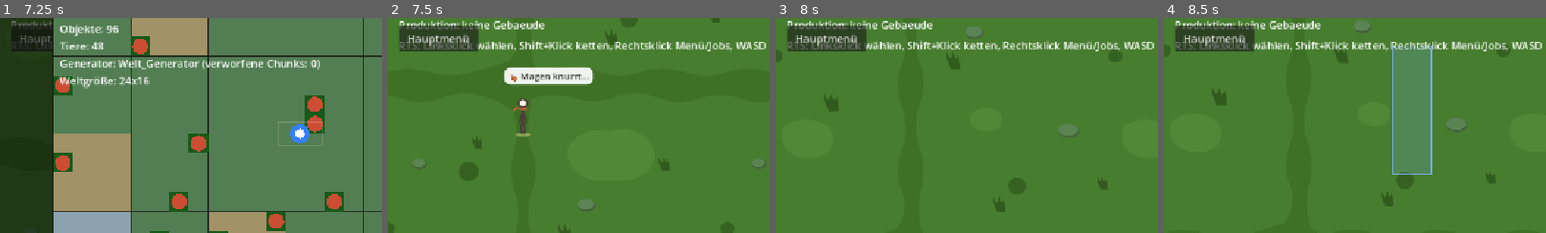
Above: before the commit, frames 1-4 (left to right).
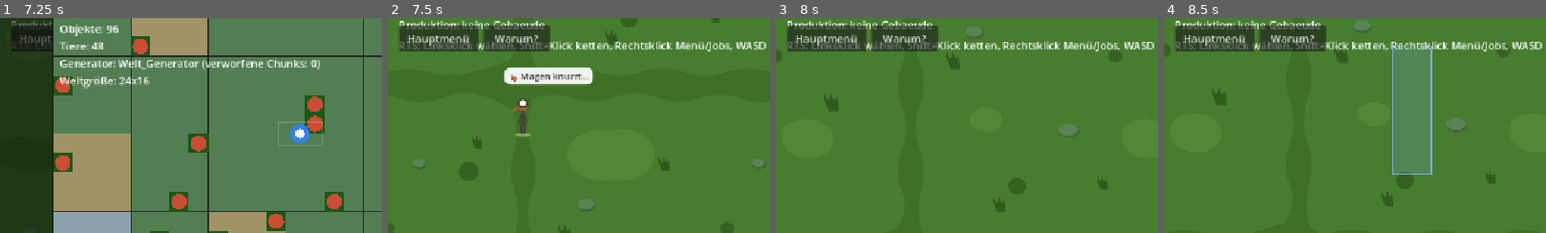
Above: after the commit, the same moments.

Repository: vannon091118/snip-warfare
Game: Godot game, scene res://ui/scenes/hauptmenue.tscn
Same seed, same stepped clock (60 frames per second), same inputs: the game is played once before the commit and once after it.
Inputs (mouse positions are % of the whole screen's width and height, from its top left):
- Up to frame 1 (7.25 s): click "Start" at 0.5 s; tap Enter at 1.25, 4.25 s; move the mouse to (72, 45) at 1.27 s; hold Right (ui_right) 1.28-2 s; tap M at 1.35 s; click (72, 45) at 1.42 s; tap Space at 1.52, 3.5, 5.75, 6.02 s; click (17, 23) at 2 s, where only the run after the commit has a clickable "Warum?"; click "Hauptmenü" at 2.75 s; drag from (50, 45) to (45, 70) at 3.52 s; move the mouse to (60, 28) at 4.27 s; hold Right (ui_right) 4.28-5 s; tap 1 at 4.35 s; drag from (45, 70) to (20, 35) at 5.02 s; move the mouse to (80, 65) at 5.77 s; hold Left (ui_left) 5.78-6.5 s; hold Shift 5.78-6.5 s; drag from (20, 35) to (35, 25) at 6.52 s
- Up to frame 2 (7.5 s): tap Enter at 7.25 s; move the mouse to (55, 50) at 7.27 s; hold Down (ui_down) from 7.28 s (still down); tap M at 7.35 s; click (55, 50) at 7.42 s
- Up to frame 3 (8 s): keep holding Down (ui_down)
- Up to frame 4 (8.5 s): release Down (ui_down) at 8 s; drag from (35, 25) to (30, 55) at 8.02 s
The pictures show only the part of the screen within x 0-50%, y 18-68%; the shares and areas given below are measured in that part.

Frame 1 is identical in both runs. In frame 2, 2.1% of the frame differs, in the area x 24-43%, y 3-16%; in frame 3, 2.1%; in frame 4, 2.1%.

Commit message:
1. Du hattest verlangt, dass die Frage warum ist das so nie unbeantwortbar bleibt und dass nichts ohne Feedback passiert, und Shinon hat der Timeline ihr Fenster ins Spiel gegeben, damit die Buchungen nicht mehr flüstern, sondern auf Knopfdruck sprechen. 2. In ui/scenes/hud/hud_status_anzeige.gd trägt die Status-Anzeige nun eine Begründungsliste der letzten zehn Buchungen, ältester zuerst, gefüllt von timeline_anzeigen, das bisher jede Begründung nur einmal aufblitzte und dann wegwarf wie ein Kellner, der die Bestellung aufsagt und sie vergisst. 3. Die Szene world/scenes/welt.tscn bekam drei neue Spitzen unter dem Hauptmenü-Knopf: der Knopf Warum mit seinem Fragezeichen-Aufdruck, das Fenster WarumFenster als AcceptDialog mit dem Titel Warum ist das so und das Label WarumText mit Zeilenumbruch, drei Möbelstücke ohne eigene Meinung. 4. In ui/scenes/hud/hud_leiste.gd zieht die neue Durchreichung warum_verdrahten den Ruf nur an die Status-Anzeige weiter, denn die Leiste komponiert und besitzt nichts, ein Telefonsekretär, der Nachrichten übergibt, ohne sie zu lesen. 5. In world/scenes/welt.gd reicht die Zeile warum_verdrahten die drei Szenen-Spitzen an das HUD, reine Verdrahtung, und die Timeline selbst bleibt vollständig in der Welt-Domäne, kein Datenobjekt wandert ins UI, nur die textlichen Begründungen ziehen um. 6. Die Kette im Spiel: Einheit_Ressourcen bucht, die Timeline ruft eintrag_neu, welt.gd zeigt den Delta-Text wie gehabt, und zusätzlich landet jede Begründung in der Liste, ein Klick auf Warum zeigt sie als Antwort, ein leeres Spiel sagt ehrlich, dass noch keine Buchungen existieren. 7. Die berührten Dateien sind world/scenes/welt.tscn, ui/scenes/hud/hud_status_anzeige.gd, ui/scenes/hud/hud_leiste.gd und world/scenes/welt.gd, vier Dateien, eine Antwort, keine neue Domäne. 8. Der volle Preflight zählt 130 Klassen auf 145 Dateien und läuft grün, der Warnungs-Scan nach Regel 6 bleibt ohne Befund, und die sichtbare Ingame-Verifikation nach Regel 7 steht aus: Im Editor-Lauf erscheint der Knopf Warum neben Hauptmenü, nach einer Ernte zeigt das Fenster die Buchungskette, das ist die letzte Instanz, die der Editor bringen muss.

Diff:
--- a/ui/scenes/hud/hud_leiste.gd
+++ b/ui/scenes/hud/hud_leiste.gd
@@ -25,6 +25,11 @@
 func timeline_anzeigen(begruendung: String) -> void:
 	(_status as Variant).timeline_anzeigen(begruendung)
 
+func warum_verdrahten(knopf: Button, fenster: AcceptDialog, text_label: Label) -> void:
+	# Durchreichung des Warum-Fensters an die Status-Anzeige, die allein
+	# die Begruendungsliste besitzt. Die Leiste komponiert nur.
+	(_status as Variant).warum_verdrahten(knopf, fenster, text_label)
+
 func biom_anzeigen(biom_id: String, biom_faktor: float) -> void:
 	(_status as Variant).biom_anzeigen(biom_id, biom_faktor)
 
--- a/ui/scenes/hud/hud_status_anzeige.gd
+++ b/ui/scenes/hud/hud_status_anzeige.gd
@@ -5,8 +5,44 @@
 ## Kette: jede Quelle -> meldung_setzen(text) -> Label-Text.
 
 ## Kategorie daten: die zuletzt gesetzte Meldung und die letzte Timeline.
+## Die Begründungsliste dient dem Warum-Fenster: Die letzten zehn Buchungen,
+## ältester Eintrag zuerst, als Beantwortung der Frage warum ist das so.
+const WARUM_MAX := 10
 var letzte_meldung: String = ""
 var letzte_timeline: String = ""
+var _begruendungen: Array[String] = []
+var _warum_knopf: Button = null
+var _warum_fenster: AcceptDialog = null
+var _warum_text: Label = null
+
+## Kategorie logik: Anzeigen von Meldungen.
+
+func warum_verdrahten(knopf: Button, fenster: AcceptDialog, text_label: Label) -> void:
+	# Verdrahtung des Warum-Fensters: Die Szene übergibt ihre drei Spitzen,
+	# die Anzeige besitzt sie fortan. Ein Klick öffnet, ein Schließen leert
+	# nichts, die Liste bleibt als Stand der letzten zehn Begründungen stehen.
+	_warum_knopf = knopf
+	_warum_fenster = fenster
+	_warum_text = text_label
+	if _warum_knopf != null:
+		_warum_knopf.pressed.connect(_auf_warum)
+	if _warum_fenster != null:
+		_warum_fenster.confirmed.connect(_auf_warum_geschlossen)
+
+func _auf_warum() -> void:
+	# Die Antwort auf warum: die letzten zehn Begründungen, ältester zuerst,
+	# menschenlesbar wie die Timeline selbst, keine Rekonstruktion im UI.
+	if _warum_fenster == null or _warum_text == null:
+		return
+	if _begruendungen.is_empty():
+		_warum_text.text = "Noch keine Buchungen in dieser Sitzung."
+	else:
+		_warum_text.text = "\n".join(_begruendungen)
+	_warum_fenster.popup_centered()
+
+func _auf_warum_geschlossen() -> void:
+	if _warum_knopf != null:
+		_warum_knopf.release_focus()
 
 ## Kategorie logik: Anzeigen von Meldungen.
 
@@ -17,7 +53,12 @@
 func timeline_anzeigen(begruendung: String) -> void:
 	# Reine Beobachtung der Zustands-Timeline: Die Begruendung der letzten
 	# Buchung wird unter der Meldung angezeigt, ohne sie zu ueberschreiben.
+	# Sie wandert zugleich in die Begründungsliste des Warum-Fensters.
 	letzte_timeline = begruendung
+	if begruendung != "":
+		_begruendungen.append(begruendung)
+		while _begruendungen.size() > WARUM_MAX:
+			_begruendungen.pop_front()
 	var kombiniert := letzte_meldung
 	if begruendung != "":
 		kombiniert = (kombiniert + " | " if kombiniert != "" else "") + "Timeline: " + begruendung
--- a/world/scenes/welt.gd
+++ b/world/scenes/welt.gd
@@ -126,6 +126,9 @@
 	})
 	var zurueck_knopf: Button = %ZurueckKnopf
 	zurueck_knopf.pressed.connect(_auf_zurueck)
+	# Warum-Fenster: Die Status-Anzeige besitzt die Begründungsliste, die Szene
+	# übergibt nur ihre drei Spitzen. Reine Verdrahtung, keine Timeline-Logik.
+	_hud.warum_verdrahten(%WarumKnopf, %WarumFenster, %WarumText)
 
 func _karten_ebene_bauen() -> void:
 	# Komponier-Schritt: reine Observer-Schicht als CanvasLayer.
--- a/world/scenes/welt.tscn
+++ b/world/scenes/welt.tscn
@@ -72,7 +72,25 @@
 offset_bottom = 170.0
 text = "Hauptmenü"
 
+[node name="WarumKnopf" type="Button" parent="CanvasLayer"]
+unique_name_in_owner = true
+offset_left = 144.0
+offset_top = 130.0
+offset_right = 244.0
+offset_bottom = 170.0
+text = "Warum?"
+
+[node name="WarumFenster" type="AcceptDialog" parent="CanvasLayer"]
+unique_name_in_owner = true
+title = "Warum ist das so?"
+size = Vector2i(560, 340)
+
 [node name="AuswahlRechteckEbene" type="CanvasLayer" parent="."]
+
+[node name="WarumText" type="Label" parent="CanvasLayer/WarumFenster"]
+unique_name_in_owner = true
+text = ""
+autowrap_mode = 2
 layer = 10
 
 [node name="AuswahlRechteck" type="Control" parent="AuswahlRechteckEbene"]
Not shown, changed: shinon/commit_msg.txt
